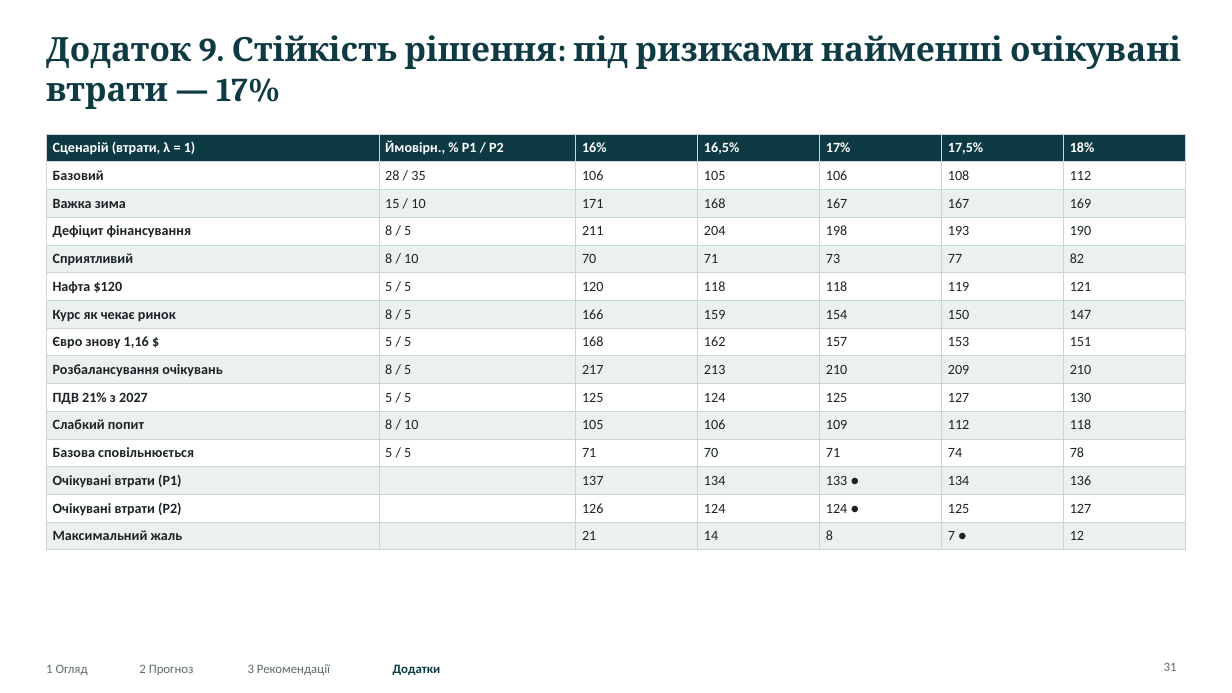
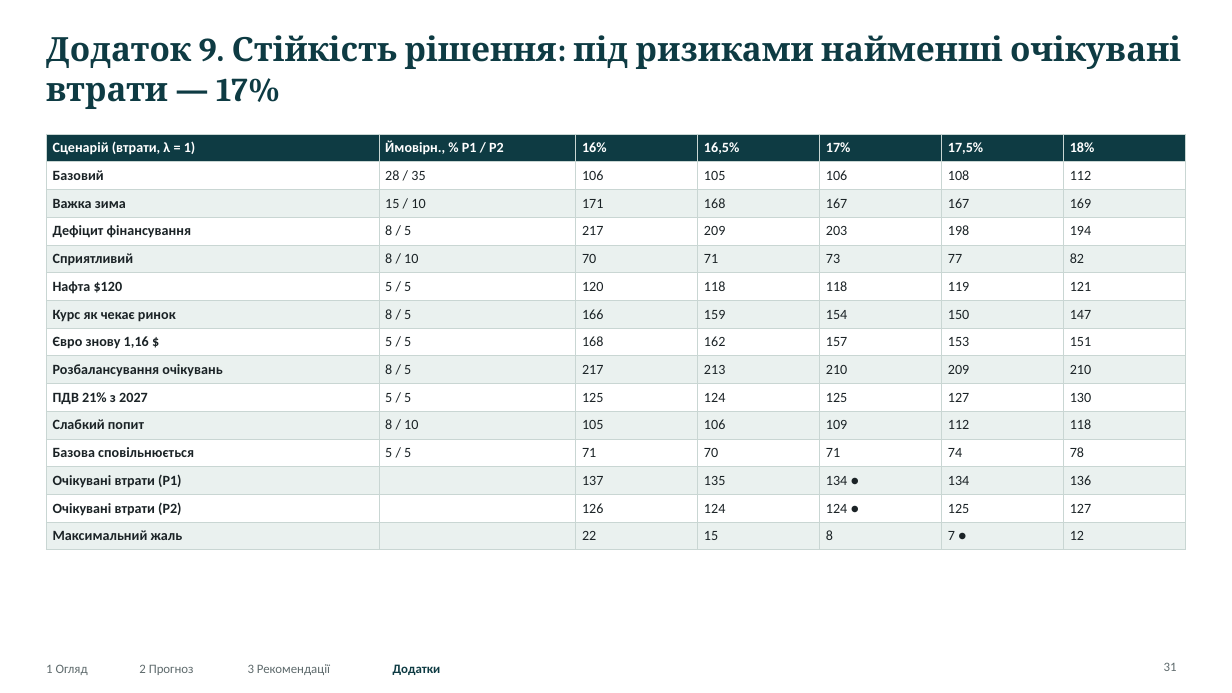
Before and after one commit to caplitt/nbu-challenge-2026, a slide deck: slide 31 of presentation/NBU_University_Challenge_2026.pptx. Drawn at 1232x693 pixels with LibreOffice and Linux fonts; fonts in the diff are those of the drawing. Boxes give left, top, right and bottom in pixels: in the first picture for what was removed or moved away, otherwise in the second. Text is boxed around its words. In the diff, an @@ line names an element or a change of style, - is before the commit and + after.

```diff
--- a/presentation/NBU_University_Challenge_2026.pptx
+++ b/presentation/NBU_University_Challenge_2026.pptx
@@ table at [46,134,1186,544] @@
-row 4: Дефіцит фінансування | 8 / 5 | 211 | 204 | 198 | 193 | 190
+row 4: Дефіцит фінансування | 8 / 5 | 217 | 209 | 203 | 198 | 194
-row 13, column 4: 134
+row 13, column 4: 135
-row 13, column 5: 133 ●
+row 13, column 5: 134 ●
-row 15, column 3: 21
+row 15, column 3: 22
-row 15, column 4: 14
+row 15, column 4: 15
```
Also in this commit, not shown: 3 other slides changed, 21 other files.
